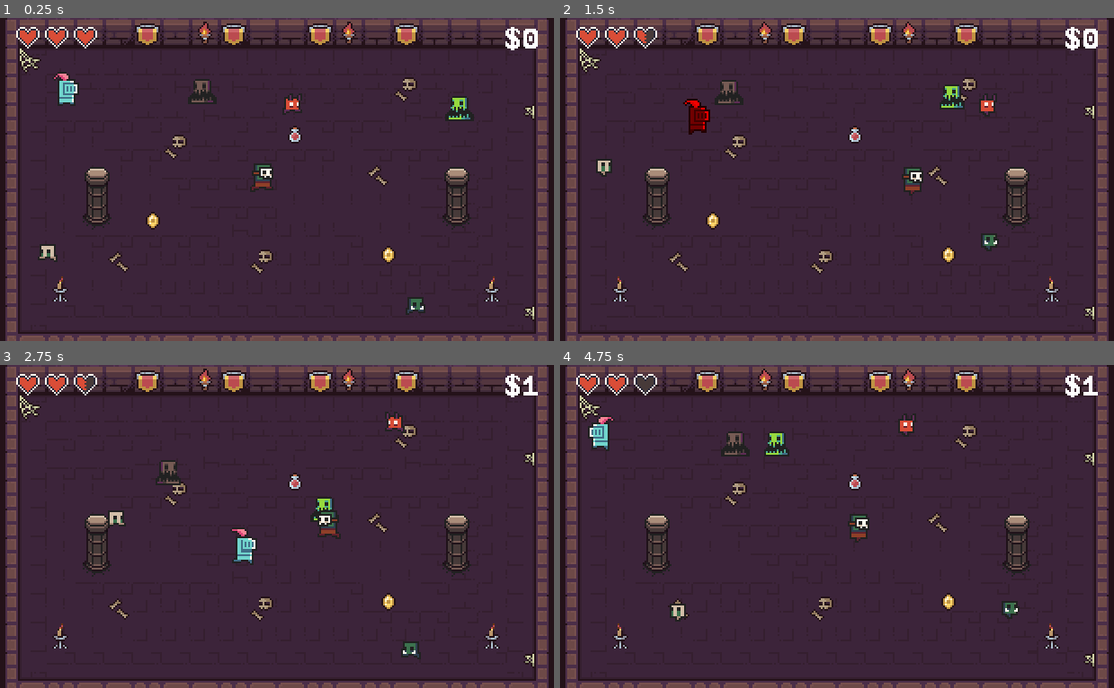
Above: before the commit, frames 1-4 (two rows, left to right).
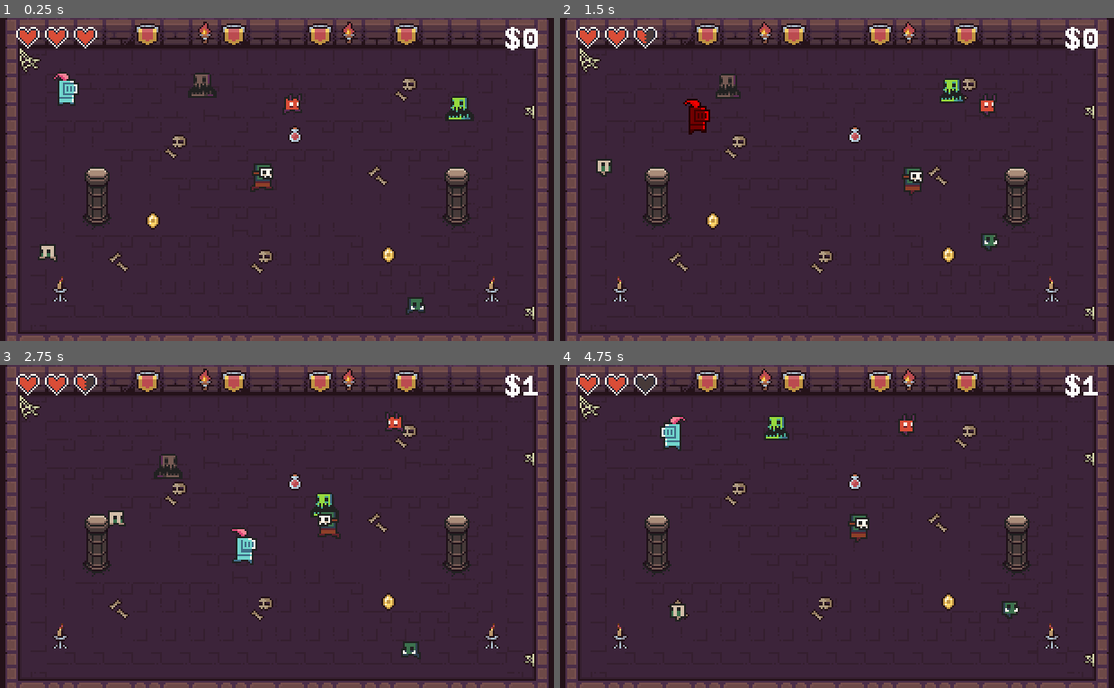
Above: after the commit, the same moments.

Repository: eleniums/dungeon-crawler
Game: Godot game, scene res://levels/sandbox/Sandbox.tscn
Same seed, same stepped clock (60 frames per second), same inputs: the game is played once before the commit and once after it.
Inputs:
- Up to frame 1 (0.25 s): no input
- Up to frame 2 (1.5 s): hold Right (ui_right) 0.53-1.28 s; tap Space (ui_select) at 0.77 s; hold Down (ui_down) from 1.28 s (still down)
- Up to frame 3 (2.75 s): tap Space (ui_select) at 1.52 s; release Down (ui_down) at 2.03 s; hold Right (ui_right) from 2.03 s (still down)
- Up to frame 4 (4.75 s): release Right (ui_right) at 2.78 s; hold Up (ui_up) 2.78-3.53 s; tap Space (ui_select) at 3.02, 3.77, 4.52 s; hold Left (ui_left) from 3.53 s (still down)

The runs differ from the first frame. In frame 1, 0.3% of the frame differs, in the area x 33-40%, y 16-27%; in frame 2, 0.5%; in frame 3, 0.4%; in frame 4, 1.4%, in the area x 5-42%, y 15-29%.

Commit message:
Tweak slime movement
Still has issue where if you don't move, it can't register a reentry to the area2d since you've never left.

Diff:
--- a/characters/enemies/brown_slime/BrownSlime.gd
+++ b/characters/enemies/brown_slime/BrownSlime.gd
@@ -27,16 +27,16 @@
 	handle_movement()
 
 func ai(_delta):
-	if Engine.player.position.x < position.x - 10:
+	if Engine.player.position.x < position.x - 1:
 		DIRECTION.x = -1
-	elif Engine.player.position.x > position.x + 10:
+	elif Engine.player.position.x > position.x + 1:
 		DIRECTION.x = 1
 	else:
 		DIRECTION.x = 0
 
-	if Engine.player.position.y < position.y - 10:
+	if Engine.player.position.y < position.y - 1:
 		DIRECTION.y = -1
-	elif Engine.player.position.y > position.y + 10:
+	elif Engine.player.position.y > position.y + 1:
 		DIRECTION.y = 1
 	else:
 		DIRECTION.y = 0
--- a/characters/enemies/green_slime/GreenSlime.gd
+++ b/characters/enemies/green_slime/GreenSlime.gd
@@ -27,16 +27,16 @@
 	handle_movement()
 
 func ai(_delta):
-	if Engine.player.position.x < position.x - 10:
+	if Engine.player.position.x < position.x - 1:
 		DIRECTION.x = -1
-	elif Engine.player.position.x > position.x + 10:
+	elif Engine.player.position.x > position.x + 1:
 		DIRECTION.x = 1
 	else:
 		DIRECTION.x = 0
 
-	if Engine.player.position.y < position.y - 10:
+	if Engine.player.position.y < position.y - 1:
 		DIRECTION.y = -1
-	elif Engine.player.position.y > position.y + 10:
+	elif Engine.player.position.y > position.y + 1:
 		DIRECTION.y = 1
 	else:
 		DIRECTION.y = 0
